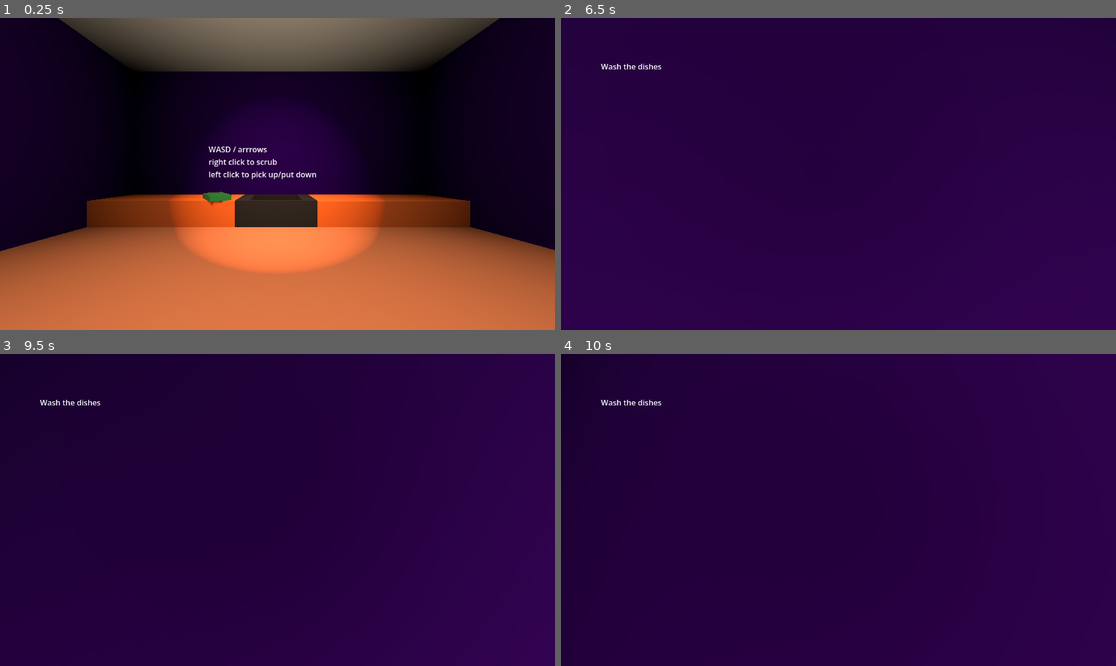
Above: before the commit, frames 1-4 (two rows, left to right).
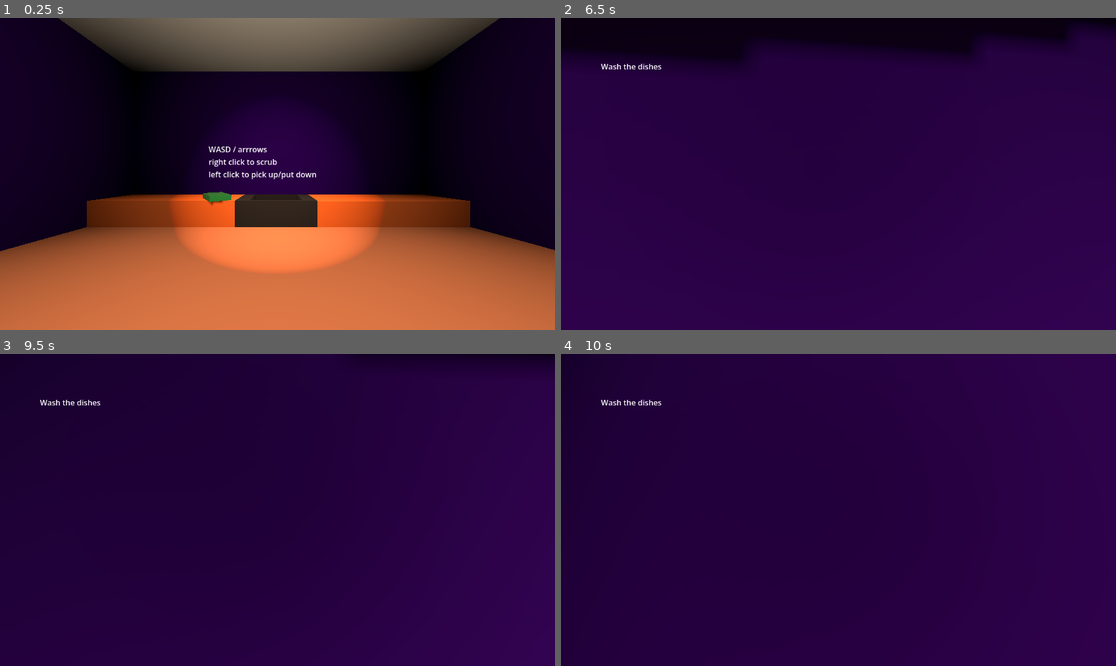
Above: after the commit, the same moments.

Repository: AKM372/STAR-Scholars-Project-2026
Game: Godot game, scene res://world.tscn
Same seed, same stepped clock (60 frames per second), same inputs: the game is played once before the commit and once after it. Sound files missing from this copy of the repository are replaced by a short silence.
Inputs (mouse positions are in pixels of both pictures, inside the frame that each line leads up to):
- Up to frame 1 (0.25 s): no input
- Up to frame 2 (6.5 s): tap Enter every 0.75 s from 0.5 to 2.75 s; move the mouse to (832, 180) at 0.52 s; hold T (testing) 0.53-1.28 s; hold Up (forward) 0.53-2.78 s; tap Space (jump) at 0.77, 1.52, 3.02, 3.77, 4.52, 6.02 s; move the mouse to (877, 177) at 1.27 s; click (877, 177) at 1.35 s; tap T (testing) at 1.55, 2.3, 2.85, 3.8, 4.35, 5.3, 6.05 s; move the mouse to (794, 170) at 2.02 s; hold Right mouse button (scrub) 2.03-2.78 s; move the mouse to (844, 174) at 2.77 s; hold Left (left) 2.78-3.53 s; move the mouse to (816, 167) at 3.52 s; hold F (throw) 3.53-4.28 s; hold Up (forward) 3.53-5.78 s; tap R (reset) at 4.25, 5 s; move the mouse to (866, 174) at 4.27 s; move the mouse to (810, 174) at 5.02 s; press the mouse at (810, 174) at 5.03 s; move the mouse to (849, 167) at 5.77 s; release the mouse at (849, 167) at 5.78 s; hold Right (right) from 5.78 s (still down); right-click (849, 167) at 5.85 s
- Up to frame 3 (9.5 s): move the mouse to (271, 516) at 6.52 s; release Right (right) at 6.53 s; hold T (testing) 6.53-7.28 s; hold Up (forward) 6.53-8.78 s; tap Space (jump) at 6.77, 7.52, 9.02 s; move the mouse to (316, 513) at 7.27 s; tap F (throw) at 7.35 s; tap T (testing) at 7.55, 9.05 s; move the mouse to (233, 506) at 8.02 s; hold T (testing) 8.03-8.78 s; move the mouse to (283, 510) at 8.77 s; hold Left (left) from 8.78 s (still down); click (283, 510) at 8.85 s
- Up to frame 4 (10 s): move the mouse to (816, 503) at 9.52 s; release Left (left) at 9.53 s; hold Up (forward) from 9.53 s (still down); hold Right mouse button (scrub) from 9.53 s (still down); tap Space (jump) at 9.77 s; tap T (testing) at 9.8 s

The runs differ from the first frame. In frame 2, 9.7% of the frame differs, in the area x 0-100%, y 0-15%; in frame 3, 0.4%; in frame 4, nothing differs.

Commit message:
Rain of plates
I made a function that spawns new dirty plates from a bunch of points close to the ceiling. i like the idea that when i make a breaking mechanic, all of the plates will break upon hitting the ground, making an awful sound that player will have to listen to

Diff:
--- a/player.gd
+++ b/player.gd
@@ -42,7 +42,7 @@
 @export var glitch_max_radius := 1.4
 @export var glitch_recover_min := 2.0      # seconds before auto-reset
 @export var glitch_recover_max := 6.0
-@export var world: GDScript
+@export var world: Node3D
 @onready var color_rect: ColorRect = $"../CanvasLayer/ColorRect"
 
 func _ready() -> void:
@@ -109,7 +109,8 @@
 		pickedObject = null
 
 	if event.is_action_pressed('testing'):
-		_blackout_and_drop()
+		world._plate_rain()
+		print('testing')
 
 func _physics_process(delta: float) -> void:
 	#basic gravity for jumping and falling
@@ -240,9 +241,23 @@
 	if not pickedObject:
 		return
 
+	# hard snap to black
 	color_rect.color.a = 1.0
 	_drop_object()
 	_drop_sponge()
 
-	await get_tree().create_timer(0.4).timeout
-	color_rect.color.a = 0.0
+	# dampen sound instantly
+	var bus_idx = AudioServer.get_bus_index("Master")
+	var original_volume = AudioServer.get_bus_volume_db(bus_idx)
+	AudioServer.set_bus_volume_db(bus_idx, original_volume + -24)
+
+	var blackout_fade_time = 0.7
+	var tween = create_tween()
+	tween.tween_interval(0.4)
+	tween.set_parallel(true)
+	tween.tween_property(color_rect, "color:a", 0.0, blackout_fade_time)
+	tween.tween_method(
+		func(db): AudioServer.set_bus_volume_db(bus_idx, db),
+		original_volume + -24,
+		original_volume,
+		blackout_fade_time)
--- a/player.tscn
+++ b/player.tscn
@@ -1,7 +1,6 @@
 [gd_scene format=3 uid="uid://dsy42utnjd7xx"]
 
 [ext_resource type="Script" uid="uid://ofutcl58k8m" path="res://player.gd" id="1_4flbx"]
-[ext_resource type="Script" uid="uid://12lruquss4bg" path="res://world.gd" id="2_hqtel"]
 [ext_resource type="AudioStream" uid="uid://cg2ob3vcsq6hu" path="res://sfx/scrubbing.mp3" id="2_onrkg"]
 [ext_resource type="AudioStream" uid="uid://dg2kl7xq10gkh" path="res://sfx/pick_up.mp3" id="3_i3pqv"]
 
@@ -9,7 +8,6 @@
 
 [node name="player" type="CharacterBody3D" unique_id=1722317622 groups=["player"]]
 script = ExtResource("1_4flbx")
-world = ExtResource("2_hqtel")
 
 [node name="CollisionShape3D" type="CollisionShape3D" parent="." unique_id=1618573191]
 transform = Transform3D(1, 0, 0, 0, 1, 0, 0, 0, 1, 0, 1, 0)
--- a/world.gd
+++ b/world.gd
@@ -3,11 +3,16 @@
 @export var plate: PackedScene
 @onready var plate_markers: Node3D = $PlateMarkers
 var spawn_points: Array[Node3D] = []
+@onready var plate_rain_markers: Node3D = $PlateRainMarkers
+var rain_spawn_points: Array[Node3D] = []
 var plates_cleaned := 0
 @onready var instructions: Label = $CanvasLayer/Instructions
 @onready var label: Label = $CanvasLayer/Label
 
+
+
 func _ready() -> void:
+	print()
 	label.hide()
 	await get_tree().create_timer(3.0).timeout
 	instructions.hide()
@@ -15,7 +20,9 @@
 	for child in plate_markers.get_children():
 		if child is Marker3D:
 			spawn_points.append(child)
-
+	for child in plate_rain_markers.get_children():
+		if child is Marker3D:
+			rain_spawn_points.append(child)
 	_spawn_new_plates()
 
 func _on_plate_cleaned():
@@ -32,6 +39,15 @@
 		new_plate.global_position = point.global_position
 		new_plate.cleaned.connect(_on_plate_cleaned)
 
+func _plate_rain():
+	print(rain_spawn_points)
+	for point in rain_spawn_points:
+		var new_plate = plate.instantiate()
+		add_child(new_plate)
+		new_plate.add_to_group("dish")
+		new_plate.global_position = point.global_position
+		new_plate.cleaned.connect(_on_plate_cleaned)
+		print('rain_spawn_point')
 
 func _input(event: InputEvent) -> void:
 	if event.is_action_pressed("reset"):
--- a/world.tscn
+++ b/world.tscn
@@ -70,8 +70,8 @@
 mesh = SubResource("BoxMesh_f3sb7")
 surface_material_override/0 = SubResource("ORMMaterial3D_k3n1d")
 
-[node name="player" parent="." unique_id=1351330524 instance=ExtResource("2_tlwt5")]
-world = null
+[node name="player" parent="." unique_id=1351330524 node_paths=PackedStringArray("world") instance=ExtResource("2_tlwt5")]
+world = NodePath("..")
 
 [node name="sponge" parent="." unique_id=132052505 instance=ExtResource("3_aqk2v")]
 transform = Transform3D(-0.80753726, 0, -0.5898167, 0, 1, 0, 0.5898167, 0, -0.80753726, -1.9431211, 0.7875285, -5.083469)
@@ -132,7 +132,7 @@
 transform = Transform3D(-2.5559487e-08, 2.198268, -4.3711385e-08, 0, -9.6089344e-08, -0.99999994, -0.5847329, -9.6089344e-08, 1.9106853e-15, 0.12572193, 5.9719143, -0.44034338)
 
 [node name="MeshInstance3D" type="MeshInstance3D" parent="Room/Walls/Ceiling" unique_id=1651329030 groups=["world"]]
-transform = Transform3D(20, 0, 0, 0, 6, 0, 0, 0, 1, 1.9326038, 0, 0)
+transform = Transform3D(20, 0, 0, 2.842171e-14, 6, 1.7763568e-15, 0, 5.684342e-14, 1, 1.9011166, 0.002378311, 0.00817585)
 mesh = SubResource("BoxMesh_036b0")
 
 [node name="CollisionShape3D" type="CollisionShape3D" parent="Room/Walls/Ceiling" unique_id=120311932 groups=["world"]]
@@ -195,6 +195,27 @@
 
 [node name="Marker3D3" type="Marker3D" parent="PlateMarkers" unique_id=856997436]
 transform = Transform3D(1, 0, 0, 0, 1, 0, 0, 0, 1, -0.43, 0.783, -8.505)
+
+[node name="PlateRainMarkers" type="Node3D" parent="." unique_id=267091309]
+transform = Transform3D(1, 0, 0, 0, 1, 0, 0, 0, 1, 1.0167174, 0, 2.8857412)
+
+[node name="Marker3D" type="Marker3D" parent="PlateRainMarkers" unique_id=141702048]
+transform = Transform3D(1, 0, 0, 0, 1, 0, 0, 0, 1, -4.1859403, 4.5613604, -4.3330393)
+
+[node name="Marker3D2" type="Marker3D" parent="PlateRainMarkers" unique_id=705499684]
+transform = Transform3D(1, 0, 0, 0, 1, 0, 0, 0, 1, -1.237, 3.8480449, -4.033146)
+
+[node name="Marker3D3" type="Marker3D" parent="PlateRainMarkers" unique_id=1102990957]
+transform = Transform3D(1, 0, 0, 0, 1, 0, 0, 0, 1, 3.1909404, 3.8672533, -7.722343)
+
+[node name="Marker3D4" type="Marker3D" parent="PlateRainMarkers" unique_id=1410035582]
+transform = Transform3D(1, 0, 0, 0, 1, 0, 0, 0, 1, 3.1909404, 3.4714494, -2.9754062)
+
+[node name="Marker3D6" type="Marker3D" parent="PlateRainMarkers" unique_id=135313945]
+transform = Transform3D(1, 0, 0, 0, 1, 0, 0, 0, 1, -6.4868593, 7.12538, -2.9754062)
+
+[node name="Marker3D5" type="Marker3D" parent="PlateRainMarkers" unique_id=204216523]
+transform = Transform3D(0.7759763, -0.6307621, 0, 0.6307621, 0.7759763, 0, 0, 0, 1, 1.0594337, 3.9054508, -2.9754062)
 
 [node name="CanvasLayer" type="CanvasLayer" parent="." unique_id=154761196]
 
